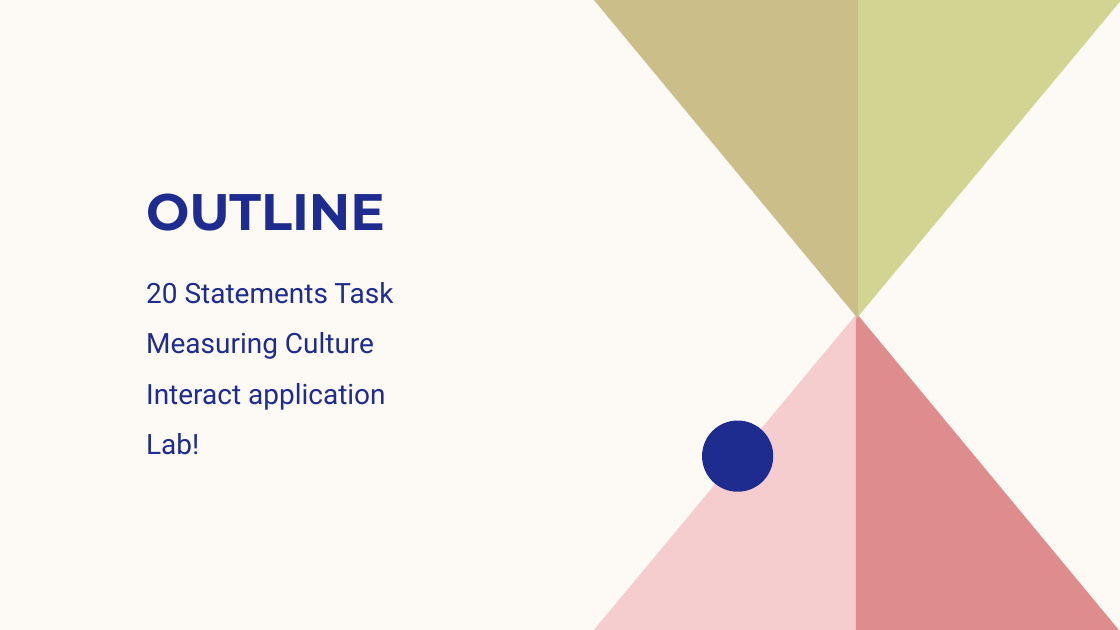
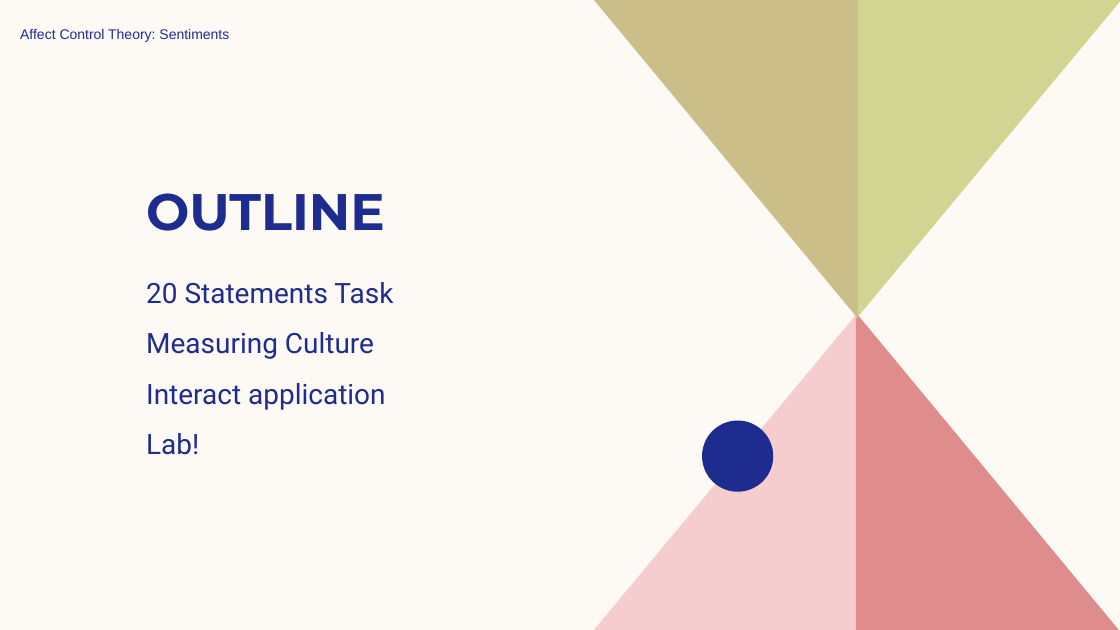
Before and after one commit to ekmaloney/soc490s, a slide deck: slide 2 of slides/jan_26.pptx. Drawn at 1120x630 pixels with LibreOffice and Linux fonts; fonts in the diff are those of the drawing. Boxes give left, top, right and bottom in pixels: in the first picture for what was removed or moved away, otherwise in the second. Text is boxed around its words. In the diff, an @@ line names an element or a change of style, - is before the commit and + after.

```diff
--- a/slides/jan_26.pptx
+++ b/slides/jan_26.pptx
@@ text added at bbox=[20, 29, 229, 42], 12 pt, text #1F2C8F @@
+Affect Control Theory: Sentiments
```
Also in this commit, not shown: 10 other slides changed, 2 slides added, 14 other files.
